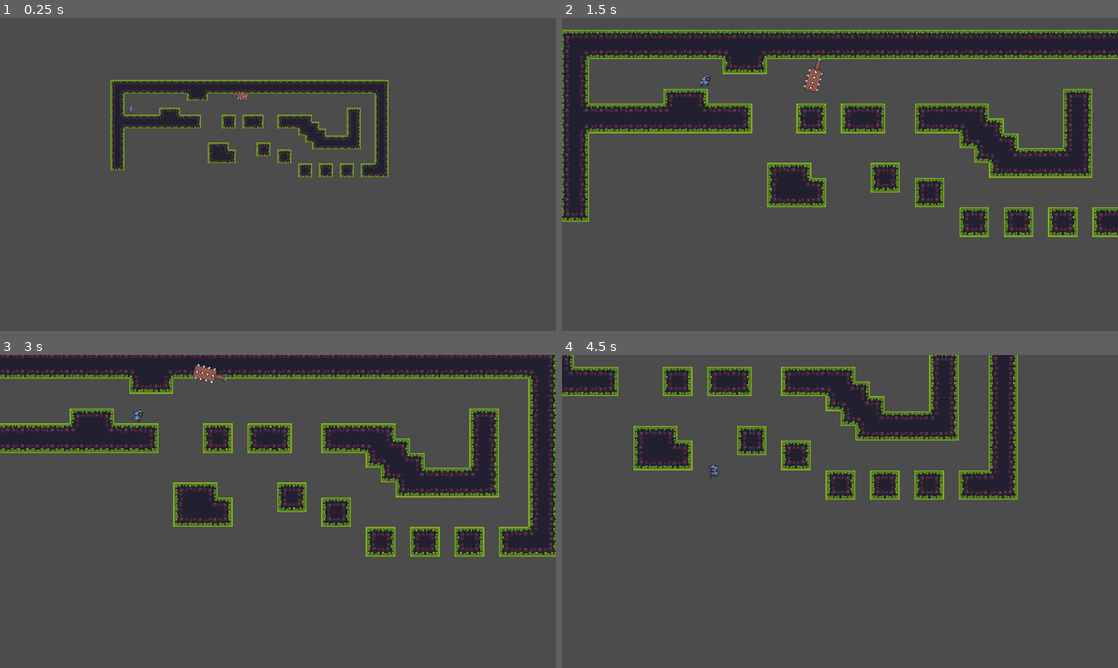
Above: before the commit, frames 1-4 (two rows, left to right).
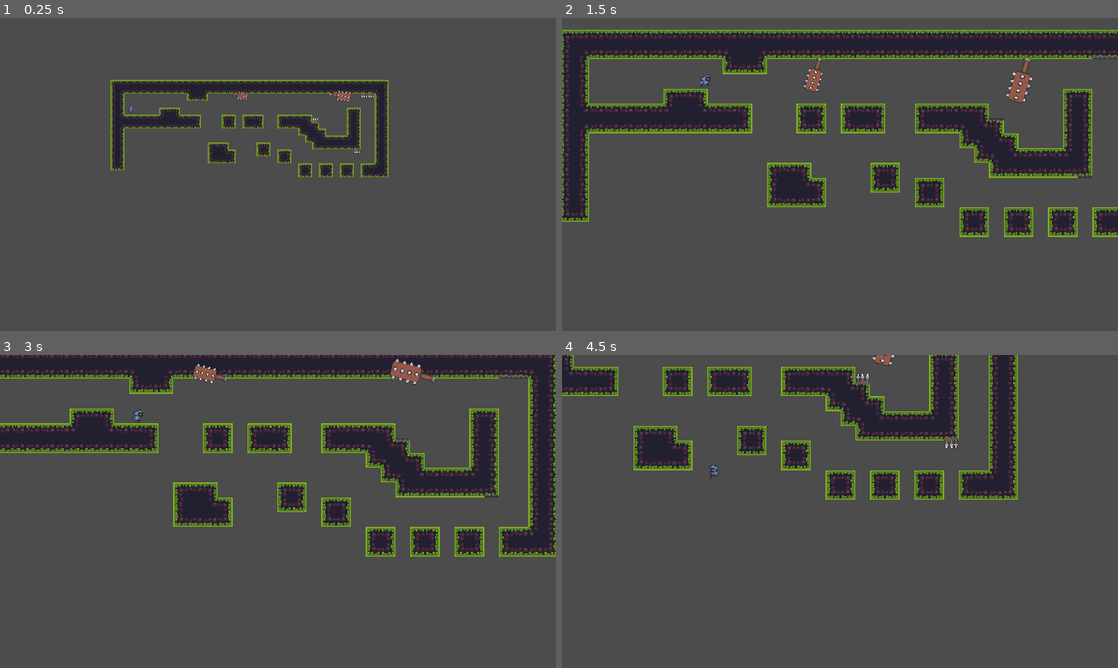
Above: after the commit, the same moments.

Repository: Mike149x/2DGameDraft
Game: Godot game, scene res://Scenes/MainScene.tscn
Two runs of this game, one before a commit and one after it. Both use one fixed random seed, a clock stepped at 60 frames per second and the inputs below.
Inputs:
- Up to frame 1 (0.25 s): no input
- Up to frame 2 (1.5 s): hold D (right) from 0.53 s (still down); tap Z (zoom) at 0.6, 1.35 s; tap Space (jump) at 0.77 s
- Up to frame 3 (3 s): tap Space (jump) at 1.52 s; release D (right) at 2.03 s; hold A (left) 2.03-2.78 s; tap Z (zoom) at 2.1, 2.85 s; hold D (right) from 2.78 s (still down)
- Up to frame 4 (4.5 s): tap Space (jump) at 3.02, 3.77 s; tap Z (zoom) at 3.6, 4.35 s; release D (right) at 4.28 s; hold A (left) from 4.28 s (still down)

The runs differ from the first frame. In frame 1, 0.1% of the frame differs, in the area x 56-68%, y 23-44%; in frame 2, 0.5%, in the area x 76-100%, y 12-52%; in frame 3, 0.4%; in frame 4, 0.3%.

Commit message:
Added Spiketraps

Diff:
--- a/2DGameDraft/Scenes/MainScene.tscn
+++ b/2DGameDraft/Scenes/MainScene.tscn
@@ -1,9 +1,10 @@
-[gd_scene load_steps=23 format=2]
+[gd_scene load_steps=24 format=2]
 
 [ext_resource path="res://Scenes/PlayerCharacter.tscn" type="PackedScene" id=1]
 [ext_resource path="res://Sprites/tileset.png" type="Texture" id=2]
 [ext_resource path="res://Scenes/InGameCamera2D.gd" type="Script" id=3]
 [ext_resource path="res://Scenes/SwingingTrap.tscn" type="PackedScene" id=4]
+[ext_resource path="res://Scenes/SpikeTrap.tscn" type="PackedScene" id=5]
 
 [sub_resource type="ConvexPolygonShape2D" id=3]
 points = PoolVector2Array( 0, 0, 16, 0, 16, 16, 0, 16 )
@@ -203,3 +204,19 @@
 [node name="SwingingTrap" parent="." instance=ExtResource( 4 )]
 position = Vector2( 281, 32 )
 scale = Vector2( 0.75, 0.75 )
+
+[node name="SwingingTrap2" parent="." instance=ExtResource( 4 )]
+position = Vector2( 506, 32 )
+
+[node name="SpikeTrap" parent="." instance=ExtResource( 5 )]
+position = Vector2( 584, 37 )
+
+[node name="SpikeTrap2" parent="." instance=ExtResource( 5 )]
+position = Vector2( 600, 37 )
+
+[node name="SpikeTrap4" parent="." instance=ExtResource( 5 )]
+position = Vector2( 568, 165 )
+
+[node name="SpikeTrap3" parent="." instance=ExtResource( 5 )]
+position = Vector2( 472, 91 )
+rotation = 3.14159
--- a/2DGameDraft/Scenes/PlayerCharacter.gd
+++ b/2DGameDraft/Scenes/PlayerCharacter.gd
@@ -56,7 +56,7 @@
 
 func _physics_process(delta):        #checks every frame
 	get_input()
-	print(is_on_floor())
+	#print(is_on_floor())
 
 	if velocity == Vector2.ZERO:                                      #if not moving, IDLE STATE
 		player_state = state.IDLE
--- /dev/null
+++ b/2DGameDraft/Scenes/SpikeTrap.gd
@@ -0,0 +1,11 @@
+extends Area2D
+
+
+
+func _ready():
+	$AnimationPlayer.play("SpikeTrigger")
+
+
+func _on_Area2D_body_entered(body):
+	if body.is_in_group("Player"):
+		print("player dead")
--- /dev/null
+++ b/2DGameDraft/Scenes/SpikeTrap.tscn
@@ -0,0 +1,81 @@
+[gd_scene load_steps=6 format=2]
+
+[ext_resource path="res://Sprites/trap_spikes_anim_strip_7.png" type="Texture" id=1]
+[ext_resource path="res://Scenes/SpikeTrap.gd" type="Script" id=2]
+
+[sub_resource type="RectangleShape2D" id=1]
+extents = Vector2( 8, 8 )
+
+[sub_resource type="Animation" id=2]
+length = 0.001
+tracks/0/type = "value"
+tracks/0/path = NodePath("Sprite:frame")
+tracks/0/interp = 1
+tracks/0/loop_wrap = true
+tracks/0/imported = false
+tracks/0/enabled = true
+tracks/0/keys = {
+"times": PoolRealArray( 0 ),
+"transitions": PoolRealArray( 1 ),
+"update": 0,
+"values": [ 1 ]
+}
+tracks/1/type = "value"
+tracks/1/path = NodePath("CollisionShape2D:disabled")
+tracks/1/interp = 1
+tracks/1/loop_wrap = true
+tracks/1/imported = false
+tracks/1/enabled = true
+tracks/1/keys = {
+"times": PoolRealArray( 0 ),
+"transitions": PoolRealArray( 1 ),
+"update": 0,
+"values": [ true ]
+}
+
+[sub_resource type="Animation" id=3]
+resource_name = "SpikeTrigger"
+length = 2.0
+loop = true
+tracks/0/type = "value"
+tracks/0/path = NodePath("Sprite:frame")
+tracks/0/interp = 1
+tracks/0/loop_wrap = true
+tracks/0/imported = false
+tracks/0/enabled = true
+tracks/0/keys = {
+"times": PoolRealArray( 0, 0.1, 0.2, 0.3, 0.4, 0.5, 0.6 ),
+"transitions": PoolRealArray( 1, 1, 1, 1, 1, 1, 1 ),
+"update": 1,
+"values": [ 1, 2, 3, 4, 3, 2, 1 ]
+}
+tracks/1/type = "value"
+tracks/1/path = NodePath("CollisionShape2D:disabled")
+tracks/1/interp = 1
+tracks/1/loop_wrap = true
+tracks/1/imported = false
+tracks/1/enabled = true
+tracks/1/keys = {
+"times": PoolRealArray( 0, 0.2, 0.5 ),
+"transitions": PoolRealArray( 1, 1, 1 ),
+"update": 1,
+"values": [ true, false, true ]
+}
+
+[node name="SpikeTrap" type="Area2D"]
+script = ExtResource( 2 )
+
+[node name="CollisionShape2D" type="CollisionShape2D" parent="."]
+shape = SubResource( 1 )
+disabled = true
+
+[node name="Sprite" type="Sprite" parent="."]
+texture = ExtResource( 1 )
+hframes = 7
+frame = 1
+
+[node name="AnimationPlayer" type="AnimationPlayer" parent="."]
+anims/RESET = SubResource( 2 )
+anims/SpikeTrigger = SubResource( 3 )
+
+[connection signal="body_entered" from="." to="." method="_on_Area2D_body_entered"]
Binary file added: 2DGameDraft/Sprites/trap_spikes_anim_strip_7.png
Not shown, added: 2DGameDraft/Sprites/trap_spikes_anim_strip_7.png.import
